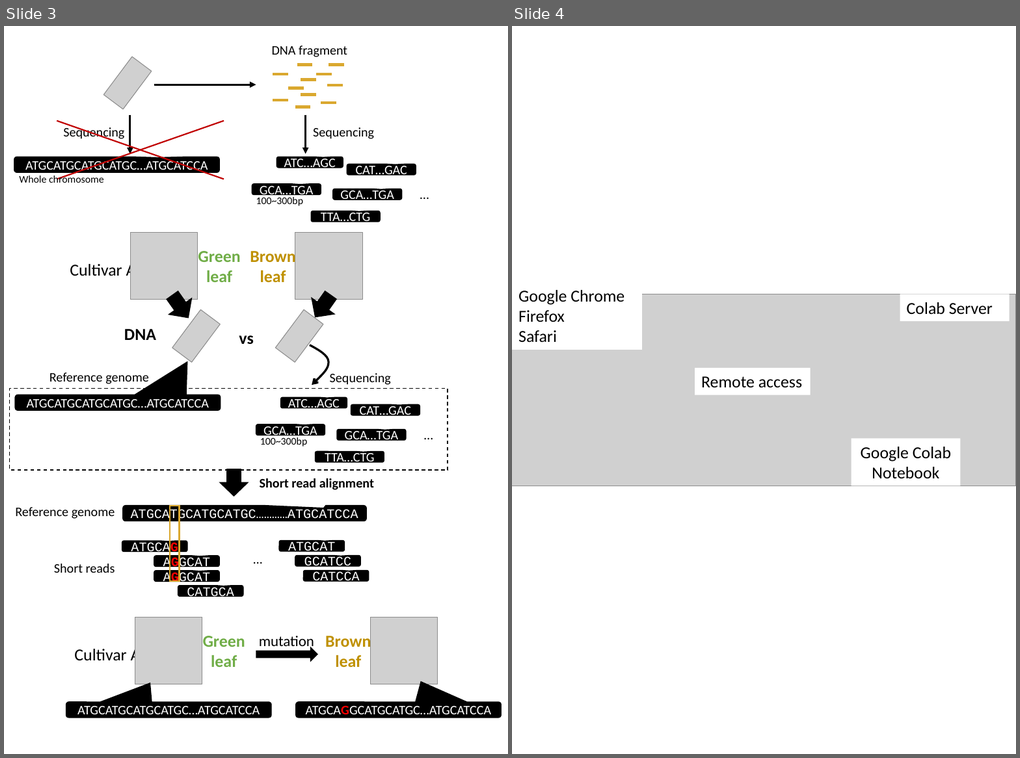
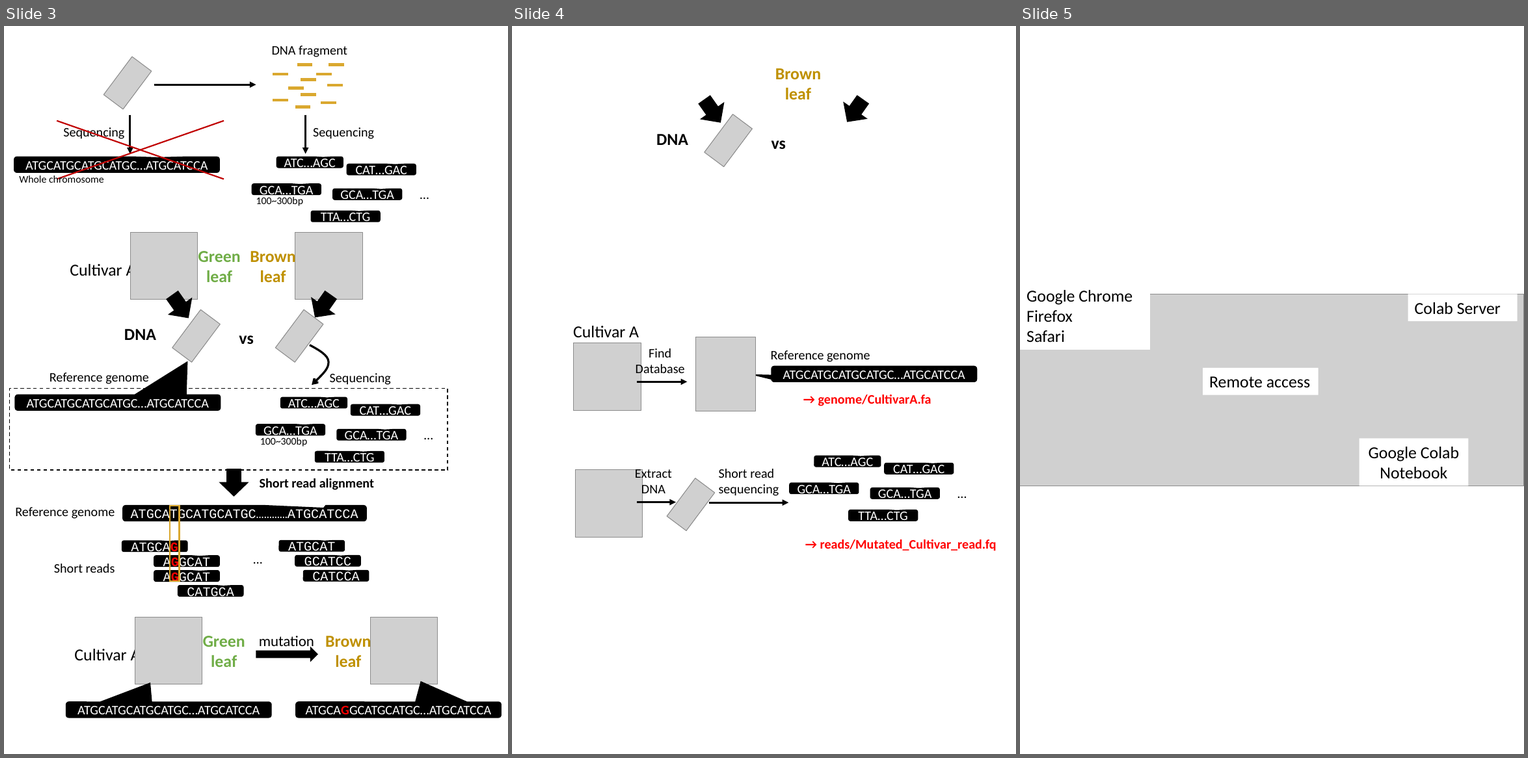
Before and after one commit to slt666666/FAO_lecture, a slide deck: FAO_2024/mutmapqtlseq.pptx. Shown side by side, each under a label of ours: slides 3 and 4 before the commit, slides 3, 4 and 5 after it. The pictures are 1020x758 and 1528x758 pixels, drawn with LibreOffice and Linux fonts; fonts in the diff are those of the drawing; grey boxes stand for pictures. Boxes give left, top, right and bottom in pixels: in the first picture for what was removed or moved away, otherwise in the second. Text is boxed around its words. In the diff, an @@ line names an element or a change of style, - is before the commit and + after.

```diff
--- a/FAO_2024/mutmapqtlseq.pptx
+++ b/FAO_2024/mutmapqtlseq.pptx
@@ slide 4 added at <box>512,26,1016,754</box>, background #FFFFFF @@
@@ text added at <box>775,68,821,99</box>, 18 pt, text #BF9000, bold @@
+Brown leaf
@@ down arrow added at <box>693,92,732,130</box>, fill #000000, outline #000000 1 pt @@
@@ down arrow added at <box>836,92,874,129</box>, fill #000000, outline #000000 1 pt @@
@@ picture added at <box>704,114,752,167</box> @@
@@ text added at <box>656,134,688,145</box>, 18 pt, text #000000, bold @@
+DNA
@@ text added at <box>771,140,786,150</box>, 18 pt, text #000000, bold @@
+vs
@@ text added at <box>573,326,639,338</box>, 18 pt, text #000000 @@
+Cultivar A
@@ picture added at <box>695,337,755,411</box> @@
@@ picture added at <box>574,343,641,410</box> @@
@@ text added at <box>636,348,685,377</box>, 14 pt, text #000000 @@
+Find
+Database
@@ text added at <box>771,350,870,362</box>, 14 pt, text #000000 @@
+Reference genome
@@ rounded speech box added at <box>771,366,976,382</box>, fill #000000, outline #000000 1 pt, 14 pt, text #FFFFFF @@
+ATGCATGCATGCATGC…ATGCATCCA
@@ arrow added from (637, 382) to (688, 382), #000000 2.25 pt @@
@@ text added at <box>818,395,931,406</box>, 14 pt, text #FF0000, bold @@
+→ genome/CultivarA.fa
@@ picture added at <box>575,470,642,537</box> @@
@@ text added at <box>635,469,672,498</box>, 14 pt, text #000000 @@
+Extract
+DNA
@@ text added at <box>719,469,779,496</box>, 14 pt, text #000000 @@
+Short read
+sequencing
@@ rounded speech box added at <box>814,456,880,467</box>, fill #000000, outline #000000 1 pt, 14 pt, text #FFFFFF @@
+ATC…AGC
@@ rounded speech box added at <box>884,463,953,474</box>, fill #000000, outline #000000 1 pt, 14 pt, text #FFFFFF @@
+CAT…GAC
@@ picture added at <box>667,478,715,531</box> @@
@@ rounded speech box added at <box>790,483,858,493</box>, fill #000000, outline #000000 1 pt, 14 pt, text #FFFFFF @@
+GCA…TGA
@@ rounded speech box added at <box>871,488,939,498</box>, fill #000000, outline #000000 1 pt, 14 pt, text #FFFFFF @@
+GCA…TGA
@@ text added at <box>951,482,981,505</box>, 14 pt, text #000000 @@
+…
@@ arrow added from (637, 502) to (676, 502), #000000 2.25 pt @@
@@ arrow added from (709, 502) to (789, 502), #000000 2.25 pt @@
@@ rounded speech box added at <box>849,510,917,521</box>, fill #000000, outline #000000 1 pt, 14 pt, text #FFFFFF @@
+TTA…CTG
@@ text added at <box>820,540,996,551</box>, 14 pt, text #FF0000, bold @@
+→ reads/Mutated_Cultivar_read.fq
@@ what was slide 4 is now slide 5 @@
```
Also in this commit, not shown: 1 other file.
